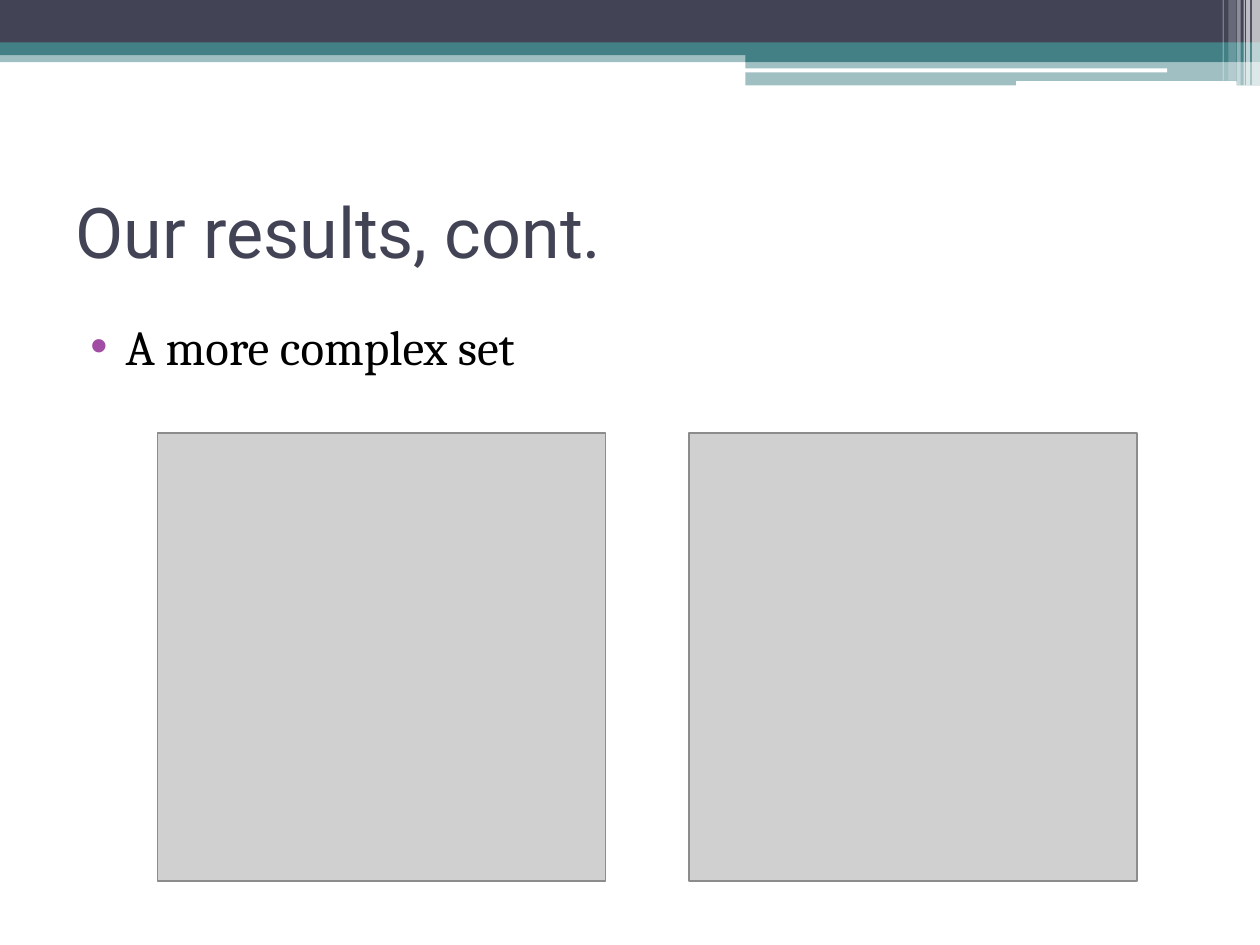
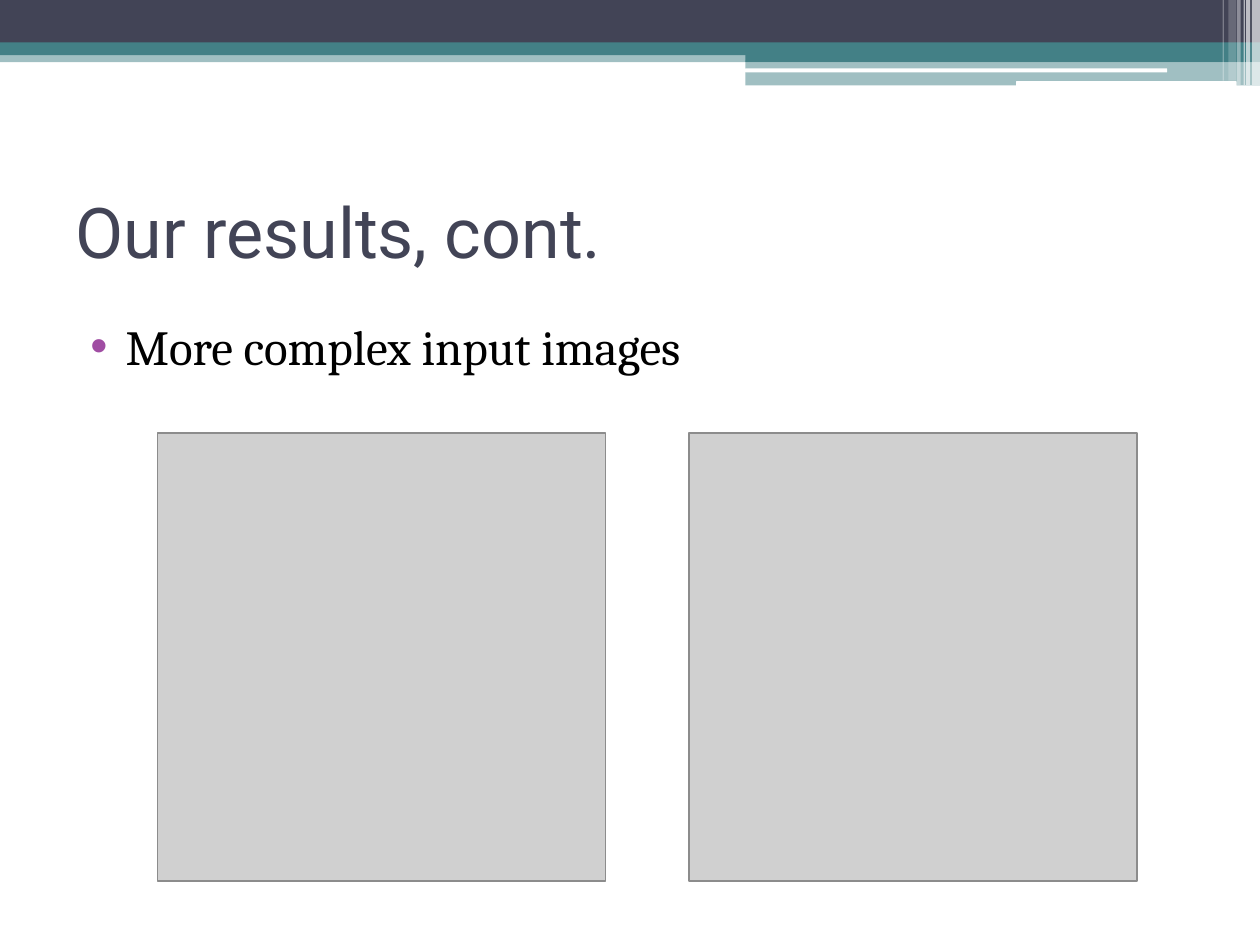
Before and after one commit to tmp0910/hmcinterpolation, a slide deck: slide 17 of FinalPresentation.ppt. Drawn at 1260x945 pixels with LibreOffice and Linux fonts; fonts in the diff are those of the drawing; grey boxes stand for pictures. Boxes give left, top, right and bottom in pixels: in the first picture for what was removed or moved away, otherwise in the second. Text is boxed around its words. In the diff, an @@ line names an element or a change of style, - is before the commit and + after.

```diff
--- a/FinalPresentation.ppt
+++ b/FinalPresentation.ppt
@@ text at (x1=126, y1=331, x2=680, y2=376): text changed @@
-• A more complex set
+• More complex input images
```
Also in this commit, not shown: 2 other slides changed, 1 other file.
